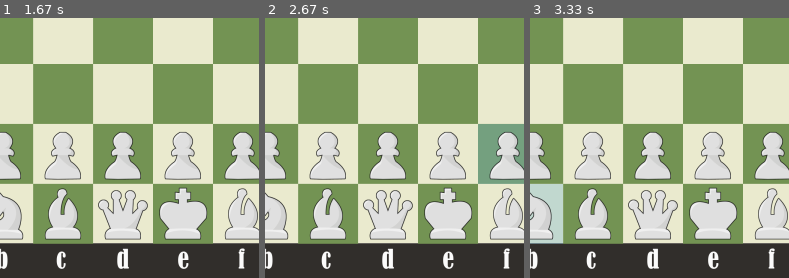
Above: before the commit, frames 1-3 (left to right).
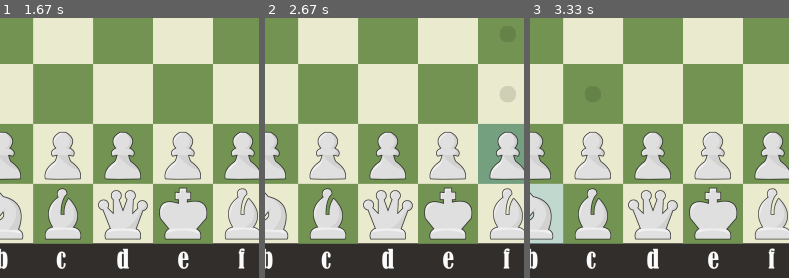
Above: after the commit, the same moments.

Repository: JohnPullmann/ChessPygame
Game: pygame game, started from game.py
The game is run twice, just before and just after one commit, with the same random seed, the same clock (stepped at 60 frames per second) and the same inputs.
Inputs (mouse positions are % of the whole screen's width and height, from its top left):
- Up to frame 1 (1.67 s): press the mouse at (53, 47) at 0.37 s; move the mouse to (29, 39) at 0.47 s; release the mouse at (5, 30) at 0.6 s
- Up to frame 2 (2.67 s): click (27, 91) at 1.72 s; click (60, 13) at 2.05 s; click (68, 72) at 2.38 s
- Up to frame 3 (3.33 s): click (outside the picture) at 2.72 s; click (26, 88) at 3.05 s
The pictures show only the part of the screen within x 23-73%, y 50-100%; the shares and areas given below are measured in that part.

Frame 1 is identical in both runs. In frame 2, 0.3% of the frame differs, in the area x 90-97%, y 26-33%; in frame 3, less than 0.1%.

Commit message:
Add feature - Show possible moves

Diff:
--- a/board.py
+++ b/board.py
@@ -45,6 +45,10 @@
     selected_square_image_original_size = None  # image loaded later
     holding_over_square_image = None  # image loaded later
     holding_over_square_image_original_size = None  # image loaded later
+    valid_move_image = None  # image loaded later
+    valid_move_image_original_size = None  # image loaded later
+    valid_move_attack_image = None  # image loaded later
+    valid_move_attack_image_original_size = None  # image loaded later
     mouse_on_square = [(),()] # [board_pos, board_pos_coords]
 
     last_turn = [(),()] # [start_board_pos, end_board_pos]
--- a/game.py
+++ b/game.py
@@ -8,6 +8,8 @@
 BLACK = (0,0,0)
 BACKGROUND_COLOR = (49,46,43)
 
+SHOW_POSSIBLE_MOVES = True
+
 # create window
 WIDTH, HEIGHT = 800, 600
 pygame.display.set_caption("Chess")
@@ -16,9 +18,9 @@
 icon = pygame.image.load(os.path.join("images/PNG/", "icon.png"))
 pygame.display.set_icon(icon)
 
-fullscreen = False
+FULLSCREEN = False
 flags = pygame.RESIZABLE
-if fullscreen:
+if FULLSCREEN:
     flags = pygame.FULLSCREEN
 WINDOW = pygame.display.set_mode((WIDTH, HEIGHT),flags)
 
@@ -41,6 +43,13 @@
         selected_square_board_coords = board_pos_to_coords(Board.selected_piece.board_pos)
         WINDOW.blit(Board.selected_square_image, selected_square_board_coords)
 
+        for valid_move in Board.selected_piece.valid_moves:
+            valid_move_coords = board_pos_to_coords((valid_move[0],valid_move[1]))
+            if valid_move[2] == True:
+                WINDOW.blit(Board.valid_move_attack_image, valid_move_coords)
+            else:
+                WINDOW.blit(Board.valid_move_image, valid_move_coords)
+
     if Board.holding_piece != None:
         mouse_on_square_board_pos, mouse_on_square_board_coords = Board.mouse_on_square
         if mouse_on_square_board_coords != -1:
@@ -60,6 +69,8 @@
 
     Board.selected_square_image_original_size = pygame.image.load(os.path.join("images/PNG/", "selected_square.png"))
     Board.holding_over_square_image_original_size = pygame.image.load(os.path.join("images/PNG/", "holding_over_square.png"))
+    Board.valid_move_image_original_size = pygame.image.load(os.path.join("images/PNG/", "valid_move.png"))
+    Board.valid_move_attack_image_original_size = pygame.image.load(os.path.join("images/PNG/", "valid_move_attack.png"))
 
     for p in Board.all_pieces:
         #print(f"Loading: {p.color}_{p.type.lower()}.png")
@@ -74,6 +85,10 @@
 
     Board.selected_square_image = pygame.transform.smoothscale(Board.selected_square_image_original_size, (Board.size_of_board/8, Board.size_of_board/8))
     Board.holding_over_square_image = pygame.transform.smoothscale(Board.holding_over_square_image_original_size, (Board.size_of_board/8, Board.size_of_board/8))
+
+    Board.valid_move_image = pygame.transform.smoothscale(Board.valid_move_image_original_size, (Board.size_of_board/8, Board.size_of_board/8))
+    Board.valid_move_attack_image = pygame.transform.smoothscale(Board.valid_move_attack_image_original_size, (Board.size_of_board/8, Board.size_of_board/8))
+
 
     for p in Board.all_pieces:
         p.image = pygame.transform.smoothscale(p.image_original_size, (p.size, p.size))
@@ -207,6 +222,7 @@
 # - surrender - ending of game
 # - reseting of game
 # - chosing name and color
+# - improve quality of code
 
 # player vs player
 # - on one device
Binary file added: images/PNG/valid_move.png
Binary file added: images/PNG/valid_move_attack.png
